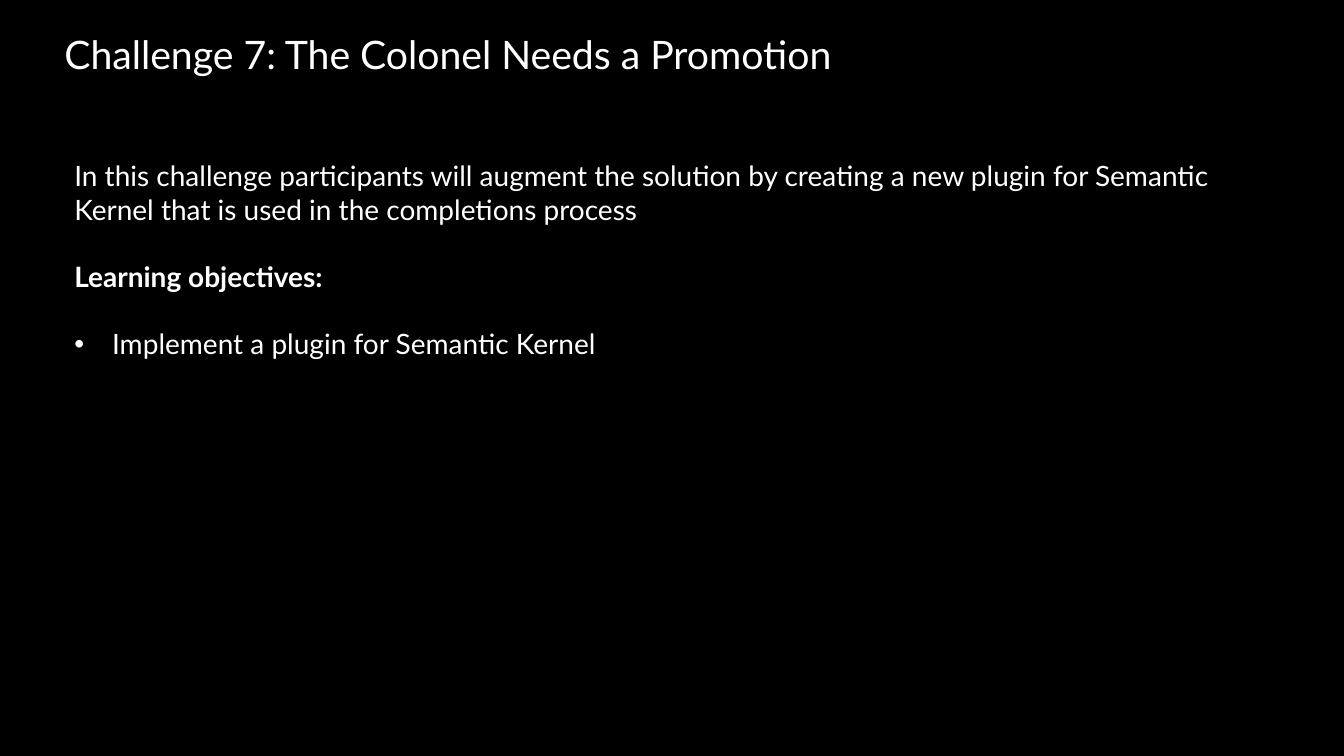
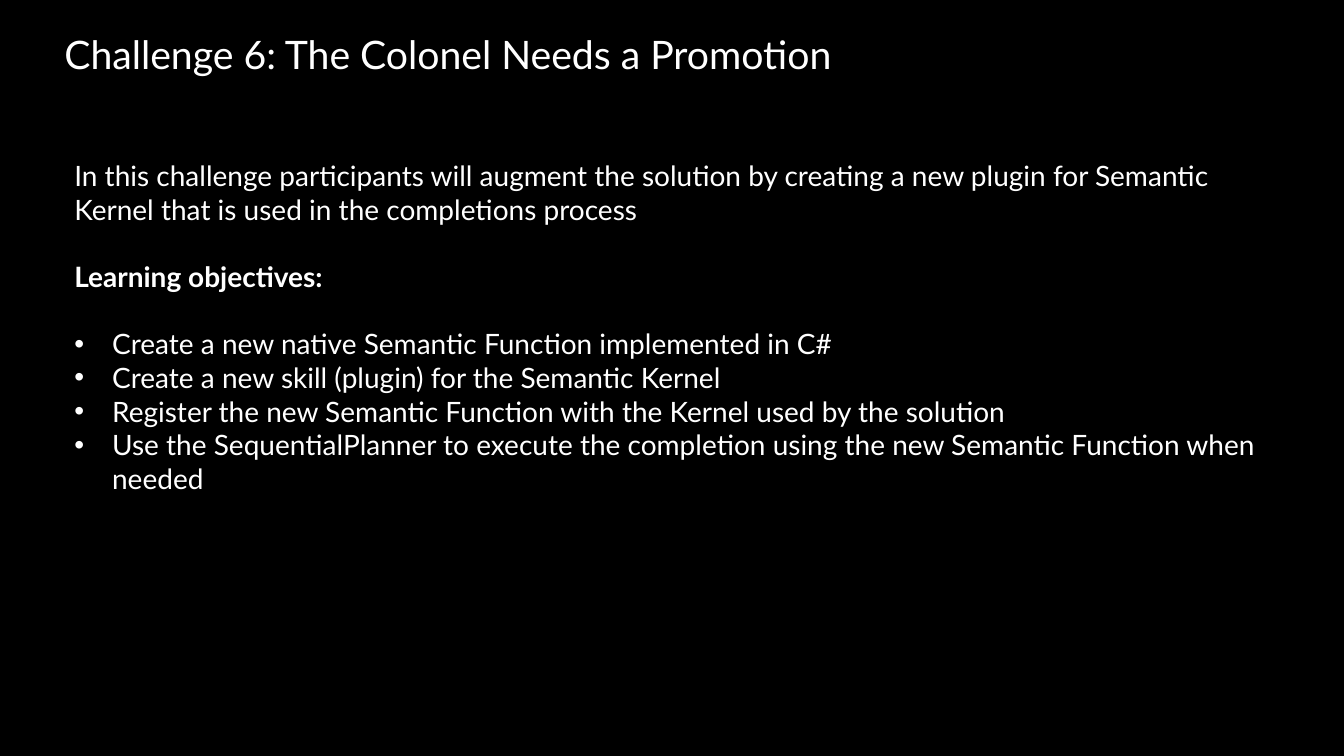
Before and after one commit to Azure/Build-Modern-AI-Apps-Hackathon, a slide deck: slide 18 of OpenAI_Cosmos_DB_Tech_Scenario_Attendee_Coach_Deck.pptx (slide 19 before the commit). Drawn at 1344x756 pixels with LibreOffice and Linux fonts; fonts in the diff are those of the drawing; background and template pictures are left out. Boxes give left, top, right and bottom in pixels: in the first picture for what was removed or moved away, otherwise in the second. Text is boxed around its words. In the diff, an @@ line names an element or a change of style, - is before the commit and + after.

```diff
--- a/OpenAI_Cosmos_DB_Tech_Scenario_Attendee_Coach_Deck.pptx
+++ b/OpenAI_Cosmos_DB_Tech_Scenario_Attendee_Coach_Deck.pptx
@@ title at bbox=[64, 40, 831, 76]: text changed @@
-Challenge 7: The Colonel Needs a Promotion
+Challenge 6: The Colonel Needs a Promotion
@@ text at bbox=[112, 333, 1254, 490]: text changed @@
-• Implement a plugin for Semantic Kernel
+• Create a new native Semantic Function implemented in C#
+• Create a new skill (plugin) for the Semantic Kernel
+• Register the new Semantic Function with the Kernel used by the solution
+• Use the SequentialPlanner to execute the completion using the new Semantic Function when needed
```
Also in this commit, not shown: 6 other slides changed, 2 slides removed, 2 other files.
